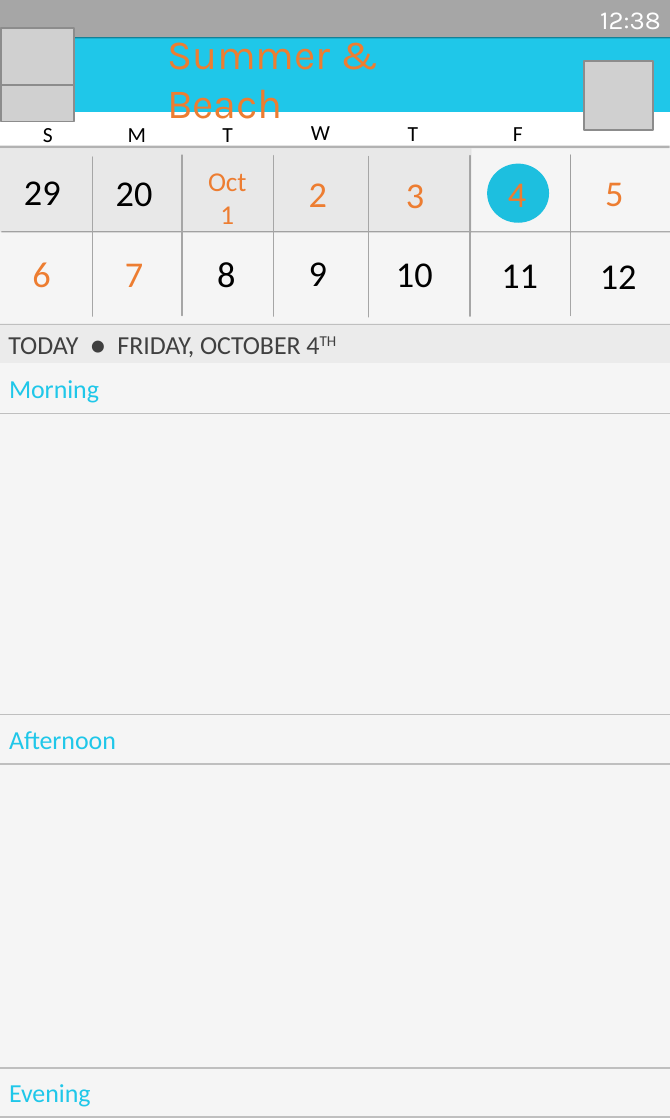
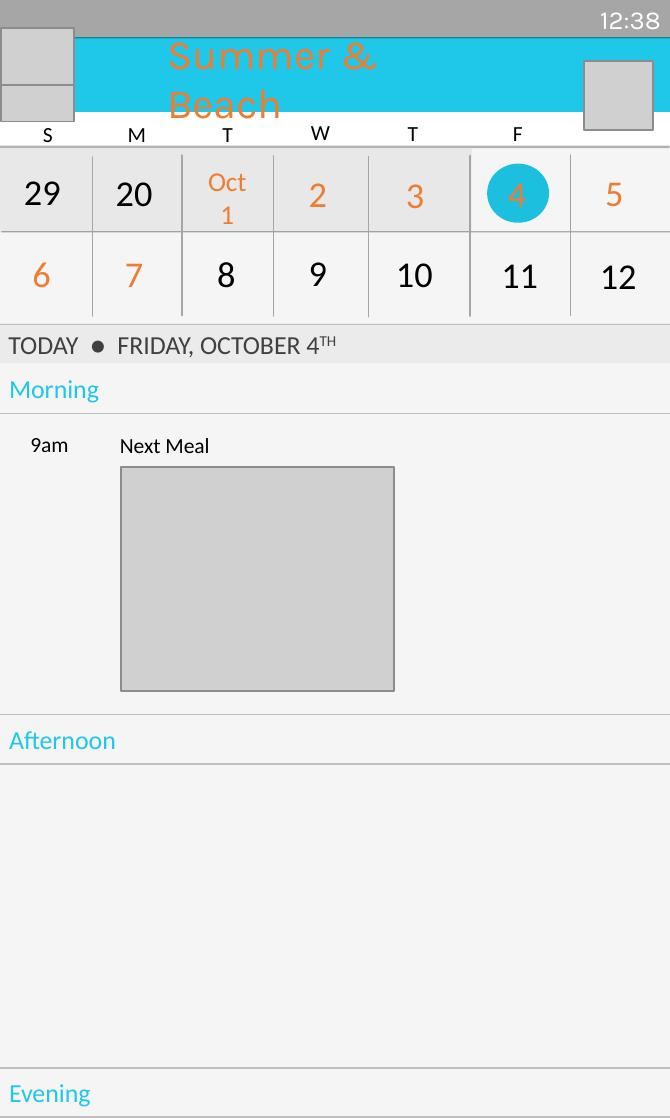
Before and after one commit to jpvarbed/LifeFitHackathon, a slide deck: slide 3 of lifefitppt.pptx. Drawn at 670x1120 pixels with LibreOffice and Linux fonts; fonts in the diff are those of the drawing; grey boxes stand for pictures. Boxes give left, top, right and bottom in pixels: in the first picture for what was removed or moved away, otherwise in the second. Text is boxed around its words. In the diff, an @@ line names an element or a change of style, - is before the commit and + after.

Commit message:
Meal card added

```diff
--- a/lifefitppt.pptx
+++ b/lifefitppt.pptx
@@ text added at bbox=[30, 438, 68, 452], 8.3 pt, text #000000 @@
+9am
@@ text added at bbox=[120, 438, 209, 453], 8.3 pt, text #000000 @@
+Next Meal
@@ picture added at bbox=[121, 467, 396, 691] @@
```
